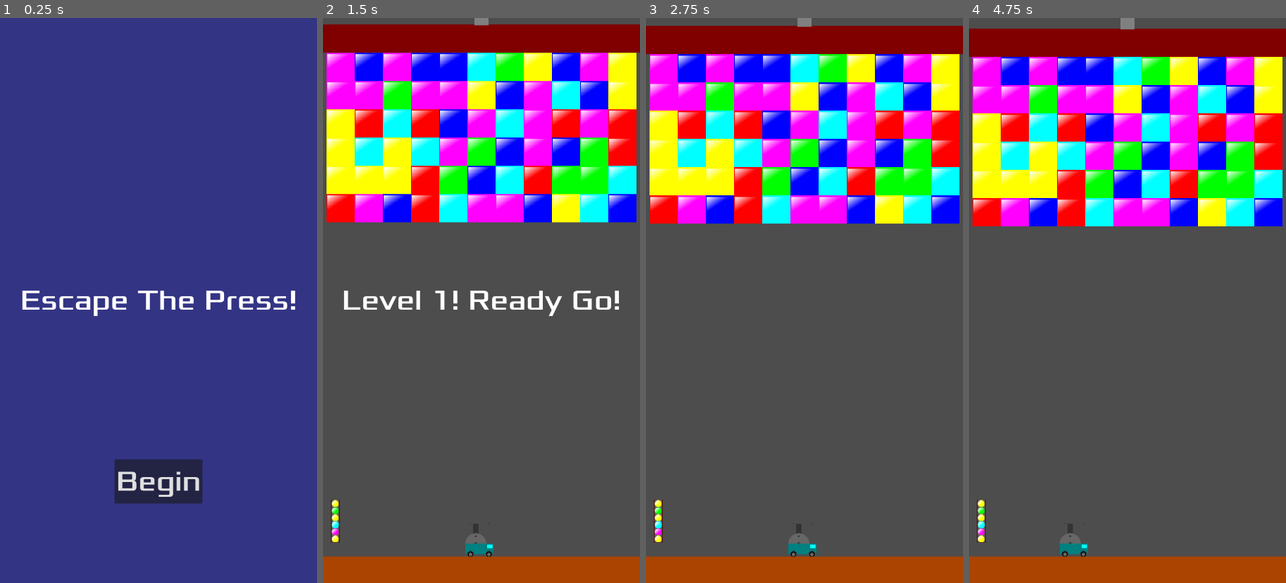
Above: before the commit, frames 1-4 (left to right).
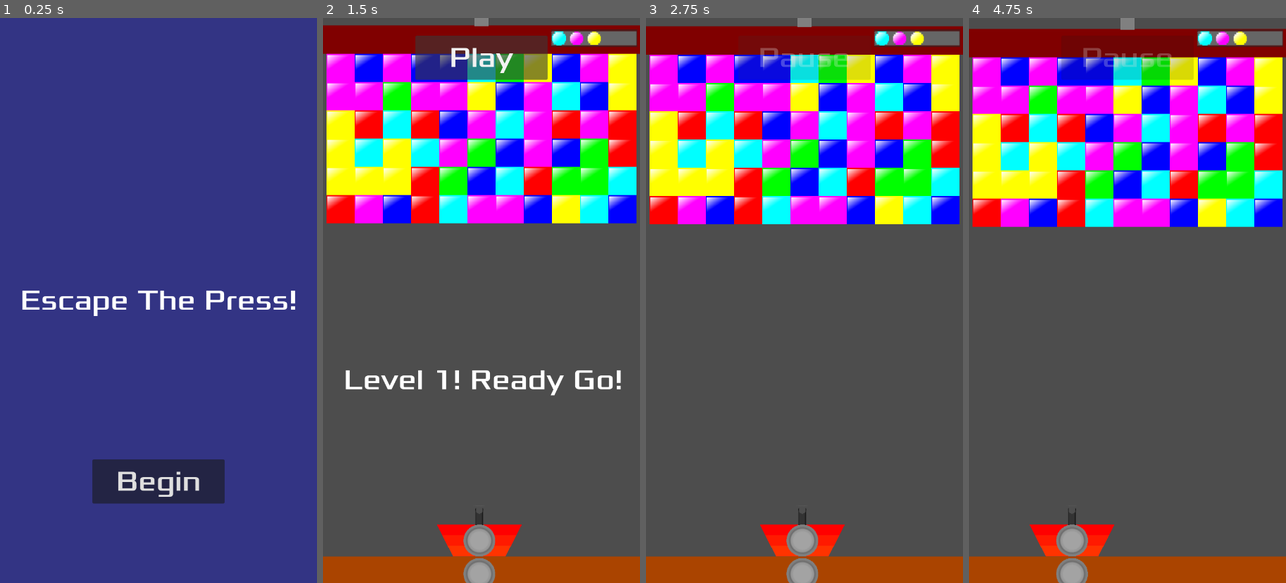
Above: after the commit, the same moments.

Repository: JamesElison/Escape_The_Press
Game: Godot game, scene res://core/scenes/set_elements/main_menu.tscn
Same seed, same stepped clock (60 frames per second), same inputs: the game is played once before the commit and once after it. Sound files missing from this copy of the repository are replaced by a short silence.
Inputs (mouse positions are in pixels of both pictures, inside the frame that each line leads up to):
- Up to frame 1 (0.25 s): no input
- Up to frame 2 (1.5 s): click "Begin" at 0.5 s; click (481, 57) at 1.25 s, where only the run after the commit has a clickable "Pause"
- Up to frame 3 (2.75 s): click (804, 57) at 2 s, where only the run after the commit has a clickable "Play"
- Up to frame 4 (4.75 s): move the mouse to (1197, 272) at 2.77 s; hold D (right) 2.78-3.5 s; click (1197, 272) at 2.85 s; drag from (1064, 328) to (1266, 526) at 3.52 s; move the mouse to (1159, 176) at 4.27 s; hold A (left) from 4.28 s (still down); click (1159, 176) at 4.35 s

The runs differ from the first frame. In frame 1, 1.1% of the frame differs, in the area x 29-71%, y 78-86%; in frame 2, 11%, in the area x 0-100%, y 1-100%; in frame 3, 5.9%; in frame 4, 5.7%.

Commit message:
Versão 0.1.2

Diff:
--- a/core/entities/players/player.tscn
+++ b/core/entities/players/player.tscn
@@ -4,10 +4,13 @@
 [ext_resource type="Texture2D" uid="uid://cgh6bk4jxglyl" path="res://core/assets/sprites/characters/player.png" id="1_xvqjg"]
 [ext_resource type="AudioStream" uid="uid://tok6cewto0sf" path="res://core/assets/sounds/fx/ball_shoot.wav" id="2_hk3lc"]
 
+[sub_resource type="CircleShape2D" id="CircleShape2D_k6ly5"]
+radius = 48.0
+
 [sub_resource type="RectangleShape2D" id="RectangleShape2D_k6ly5"]
-size = Vector2(24, 44)
+size = Vector2(24, 52.66667)
 
-[node name="Player" type="CharacterBody2D" unique_id=1101960694]
+[node name="Player" type="CharacterBody2D" unique_id=1101960694 groups=["player"]]
 scale = Vector2(0.5, 0.5)
 collision_layer = 52
 script = ExtResource("1_m15x6")
@@ -18,19 +21,27 @@
 bus = &"fx"
 
 [node name="PlayerSprite" type="Sprite2D" parent="." unique_id=1451931167]
+position = Vector2(0, -46)
+scale = Vector2(1.5, 1.5)
 texture = ExtResource("1_xvqjg")
 
-[node name="PlayerShape" type="CollisionPolygon2D" parent="." unique_id=853550979]
-polygon = PackedVector2Array(-3, -31, 14, -22, 29, -5, 33, 15, 64, 15, 64, 74, -64, 74, -64, 12, -57, -9, -40, -26, -28, -31)
+[node name="PlayerShape" type="CollisionShape2D" parent="." unique_id=510213879]
+position = Vector2(0, -78)
+scale = Vector2(1.5, 1.5)
+shape = SubResource("CircleShape2D_k6ly5")
 
 [node name="PlayerMarker" type="Marker2D" parent="." unique_id=1818940908]
-position = Vector2(-16, -82)
+position = Vector2(0, -218)
 
 [node name="PlayerHealthArea" type="Area2D" parent="." unique_id=697782315]
 collision_layer = 48
 
 [node name="PlayerHealthShape" type="CollisionShape2D" parent="PlayerHealthArea" unique_id=388947496]
-position = Vector2(-16, -52)
+position = Vector2(0, -189.5)
+scale = Vector2(1.5, 1.5)
 shape = SubResource("RectangleShape2D_k6ly5")
 
+[node name="PlayerHealthShape2" type="CollisionPolygon2D" parent="PlayerHealthArea" unique_id=1982398027]
+polygon = PackedVector2Array(-194, -150, -120, -6, 118, -4, 192, -150)
+
 [connection signal="body_entered" from="PlayerHealthArea" to="." method="_on_player_health_area_body_entered"]
--- a/core/scenes/levels/test_area.tscn
+++ b/core/scenes/levels/test_area.tscn
@@ -9,7 +9,8 @@
 [ext_resource type="AudioStream" uid="uid://c37tvmby081i6" path="res://core/assets/sounds/level_music/gameover.wav" id="4_f6opj"]
 [ext_resource type="AudioStream" uid="uid://dn085gkcnei50" path="res://core/assets/sounds/level_music/Victory.ogg" id="5_f6opj"]
 [ext_resource type="PackedScene" uid="uid://uj3irgw3oyb4" path="res://core/scenes/set_elements/charger.tscn" id="6_3c2jl"]
-[ext_resource type="PackedScene" uid="uid://by3lvy4ieoswm" path="res://core/scenes/set_elements/hud.tscn" id="7_01iaf"]
+[ext_resource type="PackedScene" uid="uid://ca6xso0mr3bqf" path="res://core/scenes/set_elements/pause_button.tscn" id="11_2xyph"]
+[ext_resource type="FontFile" uid="uid://dnnkj3n1uuckt" path="res://core/assets/fonts/Xolonium-Regular.ttf" id="11_nqyh5"]
 
 [sub_resource type="RectangleShape2D" id="RectangleShape2D_k6ly5"]
 size = Vector2(40, 1280)
@@ -38,12 +39,12 @@
 [node name="Press" parent="." unique_id=287696895 instance=ExtResource("1_b72cg")]
 position = Vector2(360, 47)
 
-[node name="Player" parent="." unique_id=1101960694 node_paths=PackedStringArray("charger") instance=ExtResource("2_ovmqw")]
-position = Vector2(355, 1182)
-charger = NodePath("../Charger")
-
 [node name="Floor" parent="." unique_id=1662461556 instance=ExtResource("3_ovmqw")]
 position = Vector2(360, 1252)
+
+[node name="Player" parent="." unique_id=1101960694 node_paths=PackedStringArray("charger") instance=ExtResource("2_ovmqw")]
+position = Vector2(355, 1220)
+charger = NodePath("../Charger")
 
 [node name="Limits" type="StaticBody2D" parent="." unique_id=1558915970]
 collision_layer = 35
@@ -58,10 +59,42 @@
 shape = SubResource("RectangleShape2D_k6ly5")
 
 [node name="Charger" parent="." unique_id=1260939654 instance=ExtResource("6_3c2jl")]
-position = Vector2(28, 1140)
+position = Vector2(616, 46)
+rotation = 4.712389
 
-[node name="HUD" parent="." unique_id=931431950 instance=ExtResource("7_01iaf")]
+[node name="LevelCanvasLayer" type="CanvasLayer" parent="." unique_id=1652093017]
+
+[node name="MessageLabel" type="Label" parent="LevelCanvasLayer" unique_id=599910191]
+anchors_preset = 8
+anchor_left = 0.5
+anchor_top = 0.5
+anchor_right = 0.5
+anchor_bottom = 0.5
+offset_left = -311.0
+offset_top = 60.0
+offset_right = 318.0
+offset_bottom = 300.0
+grow_horizontal = 2
+grow_vertical = 2
+theme_override_fonts/font = ExtResource("11_nqyh5")
+theme_override_font_sizes/font_size = 64
+text = " "
+horizontal_alignment = 1
+vertical_alignment = 1
+
+[node name="PauseButton" parent="LevelCanvasLayer" unique_id=126329662 instance=ExtResource("11_2xyph")]
+anchors_preset = 5
+anchor_left = 0.5
+anchor_right = 0.5
+offset_left = -150.0
+offset_top = 40.0
+offset_right = 150.0
+offset_bottom = 140.0
+grow_horizontal = 2
+
+[node name="MessageTimer" type="Timer" parent="." unique_id=1222788902]
 
 [connection signal="timeout" from="LevelStartTimer" to="." method="_on_level_start_timer_timeout"]
 [connection signal="ball_shot" from="Player" to="Charger" method="_on_player_ball_shot"]
 [connection signal="game_over" from="Player" to="." method="game_over"]
+[connection signal="timeout" from="MessageTimer" to="." method="_on_message_timer_timeout"]
--- a/core/scenes/set_elements/charger.tscn
+++ b/core/scenes/set_elements/charger.tscn
@@ -10,6 +10,7 @@
 script = ExtResource("1_3gdcb")
 
 [node name="ChargerSprite" type="Sprite2D" parent="." unique_id=1032307856]
+scale = Vector2(2, 2)
 texture = ExtResource("1_y8x7j")
 
 [node name="ChargerExitArea" type="Area2D" parent="." unique_id=1276996707]
@@ -17,23 +18,14 @@
 collision_mask = 256
 
 [node name="Shape" type="CollisionShape2D" parent="ChargerExitArea" unique_id=459929056]
-position = Vector2(0, -41)
+position = Vector2(0, -80)
+scale = Vector2(2, 2)
 shape = SubResource("RectangleShape2D_k6ly5")
 
 [node name="ChargerMarker1" type="Marker2D" parent="." unique_id=741308728]
-position = Vector2(0, 40)
 
 [node name="ChargerMarker2" type="Marker2D" parent="." unique_id=346315255]
-position = Vector2(0, 24)
+position = Vector2(0, -40)
 
 [node name="ChargerMarker3" type="Marker2D" parent="." unique_id=1862478483]
-position = Vector2(0, 8)
-
-[node name="ChargerMarker4" type="Marker2D" parent="." unique_id=1073720201]
-position = Vector2(0, -8)
-
-[node name="ChargerMarker5" type="Marker2D" parent="." unique_id=1329884960]
-position = Vector2(0, -24)
-
-[node name="ChargerMarker6" type="Marker2D" parent="." unique_id=662728004]
-position = Vector2(0, -40)
+position = Vector2(0, -80)
--- a/core/scenes/set_elements/color_ball_charger.tscn
+++ b/core/scenes/set_elements/color_ball_charger.tscn
@@ -10,6 +10,7 @@
 script = ExtResource("1_ri57j")
 
 [node name="ColorBallSprite" type="Sprite2D" parent="." unique_id=1517358473]
+scale = Vector2(2, 2)
 texture = ExtResource("1_q15lb")
 
 [node name="ColorBallChargerArea" type="Area2D" parent="." unique_id=1729678833]
@@ -17,4 +18,5 @@
 collision_mask = 2
 
 [node name="Shape" type="CollisionShape2D" parent="ColorBallChargerArea" unique_id=1301424837]
+scale = Vector2(2, 2)
 shape = SubResource("CircleShape2D_k6ly5")
--- a/core/scenes/set_elements/floor.tscn
+++ b/core/scenes/set_elements/floor.tscn
@@ -1,16 +1,28 @@
 [gd_scene format=3 uid="uid://c6p7ipae3fmnf"]
 
+[ext_resource type="Script" uid="uid://dndbx7dr4ynld" path="res://core/scripts/floor.gd" id="1_sm5d2"]
 [ext_resource type="Texture2D" uid="uid://b8oqdbfof4qtc" path="res://core/assets/sprites/set_objects/floor.png" id="1_v5d4d"]
 
 [sub_resource type="RectangleShape2D" id="RectangleShape2D_v5d4d"]
 size = Vector2(718, 64)
 
+[sub_resource type="RectangleShape2D" id="RectangleShape2D_k6ly5"]
+size = Vector2(720, 64)
+
 [node name="Floor" type="StaticBody2D" unique_id=1662461556]
 collision_layer = 51
 collision_mask = 4
+script = ExtResource("1_sm5d2")
 
 [node name="FloorSprite" type="Sprite2D" parent="." unique_id=811281911]
 texture = ExtResource("1_v5d4d")
 
 [node name="FloorShape" type="CollisionShape2D" parent="." unique_id=1049414457]
 shape = SubResource("RectangleShape2D_v5d4d")
+
+[node name="FloorHealthArea" type="Area2D" parent="." unique_id=659112019]
+
+[node name="FloorHealthAreaShape" type="CollisionShape2D" parent="FloorHealthArea" unique_id=1932154174]
+shape = SubResource("RectangleShape2D_k6ly5")
+
+[connection signal="body_entered" from="FloorHealthArea" to="." method="_on_floor_health_area_body_entered"]
--- a/core/scenes/set_elements/hud.tscn
+++ b/core/scenes/set_elements/hud.tscn
@@ -38,9 +38,9 @@
 anchor_top = 1.0
 anchor_right = 0.5
 anchor_bottom = 1.0
-offset_left = -100.0
+offset_left = -150.0
 offset_top = -280.0
-offset_right = 100.0
+offset_right = 150.0
 offset_bottom = -180.0
 grow_horizontal = 2
 grow_vertical = 0
@@ -48,7 +48,4 @@
 theme_override_font_sizes/font_size = 64
 text = "Begin"
 
-[node name="MessageTimer" type="Timer" parent="." unique_id=1445069245]
-
 [connection signal="pressed" from="StartButton" to="." method="_on_start_button_pressed"]
-[connection signal="timeout" from="MessageTimer" to="." method="_on_mensage_timer_timeout"]
--- /dev/null
+++ b/core/scenes/set_elements/pause_button.tscn
@@ -0,0 +1,16 @@
+[gd_scene format=3 uid="uid://ca6xso0mr3bqf"]
+
+[ext_resource type="FontFile" uid="uid://dnnkj3n1uuckt" path="res://core/assets/fonts/Xolonium-Regular.ttf" id="1_cll7k"]
+[ext_resource type="Script" uid="uid://chd8h2cvm5pqg" path="res://core/scripts/pause_button.gd" id="1_egecy"]
+
+[node name="PauseButton" type="Button" unique_id=126329662]
+process_mode = 3
+offset_right = 300.0
+offset_bottom = 100.0
+theme_override_fonts/font = ExtResource("1_cll7k")
+theme_override_font_sizes/font_size = 64
+text = "Pause"
+script = ExtResource("1_egecy")
+metadata/_edit_group_ = true
+
+[connection signal="pressed" from="." to="." method="_on_pressed"]
--- a/core/scenes/set_elements/red_button.tscn
+++ /dev/null
@@ -1,24 +0,0 @@
-[gd_scene format=3 uid="uid://ca6xso0mr3bqf"]
-
-[ext_resource type="Script" uid="uid://chd8h2cvm5pqg" path="res://core/scripts/red_button.gd" id="1_egecy"]
-[ext_resource type="Texture2D" uid="uid://b1rnykpteucrn" path="res://core/assets/sprites/set_objects/red_button.png" id="1_ka1ho"]
-[ext_resource type="Texture2D" uid="uid://cf8ybyj0bfqp0" path="res://core/assets/sprites/set_objects/red_button_base.png" id="3_v2i88"]
-
-[sub_resource type="RectangleShape2D" id="RectangleShape2D_k6ly5"]
-size = Vector2(64, 32)
-
-[node name="red_button" type="Area2D" unique_id=513512432]
-collision_layer = 16
-collision_mask = 128
-script = ExtResource("1_egecy")
-metadata/_edit_group_ = true
-
-[node name="RedButton" type="Sprite2D" parent="." unique_id=2059014585]
-texture = ExtResource("1_ka1ho")
-
-[node name="RedButtonBase" type="Sprite2D" parent="." unique_id=1284456205]
-position = Vector2(0, -12)
-texture = ExtResource("3_v2i88")
-
-[node name="RedButtonShape" type="CollisionShape2D" parent="." unique_id=1919713858]
-shape = SubResource("RectangleShape2D_k6ly5")
--- a/core/scripts/charger.gd
+++ b/core/scripts/charger.gd
@@ -9,10 +9,7 @@
 @onready var markers: Array = [
 	$ChargerMarker1,
 	$ChargerMarker2,
-	$ChargerMarker3,
-	$ChargerMarker4,
-	$ChargerMarker5,
-	$ChargerMarker6
+	$ChargerMarker3
 ]
 
 
@@ -26,7 +23,7 @@
 		var new_ball = pre_charger_ball.instantiate()
 
 		# Define uma cor aleatória para a bola do carregador
-		new_ball.color_ball = randi() % 8
+		new_ball.color_ball = randi() % 6
 
 		get_parent().add_child(new_ball)
 		new_ball.global_position = marker.global_position
--- /dev/null
+++ b/core/scripts/floor.gd
@@ -0,0 +1,17 @@
+extends StaticBody2D
+
+var player_node
+
+@onready var health_shape = $FloorHealthArea/FloorHealthAreaShape
+
+func _ready() -> void:
+	find_player()
+
+func find_player() -> void:
+		player_node = get_parent().get_node("Player")
+		#print(player_node)
+
+func _on_floor_health_area_body_entered(body: Node2D) -> void:
+	if body.is_in_group("blocks"):
+		if player_node.has_method("die"):
+			player_node.die()
--- a/core/scripts/hud.gd
+++ b/core/scripts/hud.gd
@@ -1,51 +1,12 @@
 extends CanvasLayer
 
-var press_node
-var level_music
 var is_game_over: bool = false
 
 @onready var HUD_color_rect = $HUDColorRect
 @onready var message_label = $MessageLabel
 @onready var start_button = $StartButton
-@onready var message_timer = $MessageTimer
-
-func _ready() -> void:
-	if get_parent().has_node("Press"):
-		press_node = get_parent().get_node("Press")
-	if get_parent().has_node("LevelMusic"):
-		level_music = get_parent().get_node("LevelMusic")
-
-# Prepara a tela quando está dentro da fase (esconde o menu inicial)
-func setup_for_level() -> void:
-	is_game_over = false
-	HUD_color_rect.hide()
-	start_button.hide()
-	message_label.hide()
-
-func show_message(text: String) -> void:
-	message_label.text = text
-	message_label.show()
-	message_timer.start()
-
-func show_level_start(level_number: int) -> void:
-	setup_for_level()
-	show_message("Level " + str(level_number) + "! Ready Go!")
-
-func show_game_over() -> void:
-	is_game_over = true
-	show_message("Game Over")
-	await message_timer.timeout
-
-	HUD_color_rect.show()
-	message_label.text = "Escape The Press!"
-	message_label.show()
-	await get_tree().create_timer(1.0).timeout
-	start_button.show()
 
 func _on_start_button_pressed() -> void:
 	# Troca de cena diretamente no clique único do botão
 	GameManager.reset_game_data()
 	get_tree().change_scene_to_file("res://core/scenes/levels/test_area.tscn")
-
-func _on_mensage_timer_timeout() -> void:
-	message_label.hide()
--- a/core/scripts/level.gd
+++ b/core/scripts/level.gd
@@ -5,29 +5,42 @@
 @onready var level_victory_music = $LevelVictoryMusic
 @onready var level_start_timer = $LevelStartTimer
 @onready var press = $Press
-@onready var player = get_node("Player")
-@onready var HUD = $HUD
+@onready var player = $Player
+@onready var level_color_rect = $LevelColorRect
+@onready var message_label = $LevelCanvasLayer/MessageLabel
+@onready var pause_button = $LevelCanvasLayer/PauseButton
+@onready var message_timer = $MessageTimer
 
 var level_cleared: bool = false
+var is_game_over: bool = false
 
 func _ready() -> void:
+	# Aguarda a árvore estabilizar a montagem de todos os nós filhos
+	await get_tree().process_frame
+
 	level_cleared = false
 
+	# Conecta o sinal game_over do Player dinamicamente
+	if is_instance_valid(player):
+		if not player.game_over.is_connected(game_over):
+			player.game_over.connect(game_over)
+
 	# 1. Ajusta o speed da prensa
-	if press:
+	if is_instance_valid(press):
 		press.speed = GameManager.press_speed
+		press.press_active = true
 
-	# 2. Esconde o retângulo do menu e exibe a mensagem no HUD
-	if HUD and HUD.has_method("show_level_start"):
-		HUD.show_level_start(GameManager.current_level)
+	# 2. Exibe mensagem de início
+	show_level_start(GameManager.current_level)
 
-	# 3. Inicia o timer da prensa
-	if level_start_timer:
-		level_start_timer.timeout.connect(_on_level_start_timer_timeout)
-		level_start_timer.start()
+	# 3. Timer
+	if is_instance_valid(level_start_timer):
+		if not level_start_timer.timeout.is_connected(_on_level_start_timer_timeout):
+			level_start_timer.timeout.connect(_on_level_start_timer_timeout)
+			level_start_timer.start()
 
-	# 4. Toca a música da fase
-	if level_music:
+	# 4. Música
+	if is_instance_valid(level_music):
 		level_music.play()
 
 func _process(_delta: float) -> void:
@@ -56,15 +69,44 @@
 	# Troca direto para a cena do nível
 	get_tree().change_scene_to_file("res://core/scenes/levels/test_area.tscn")
 
+func show_level_start(level_number: int) -> void:
+	setup_for_level()
+	show_message("Level " + str(level_number) + "! Ready Go!")
+
+func setup_for_level() -> void:
+	is_game_over = false
+
+func show_message(text: String) -> void:
+	message_label.text = text
+	message_label.show()
+	message_timer.start()
+
+func show_game_over() -> void:
+	is_game_over = true
+	show_message("Game Over")
+
 func _on_level_start_timer_timeout() -> void:
 	press.press_active = true
 
+func _on_message_timer_timeout() -> void:
+	if not is_game_over:
+		message_label.hide()
+
 func game_over() -> void:
 	level_cleared = true
-	if "press_active" in press:
+
+	# Para a prensa imediatamente
+	if is_instance_valid(press):
 		press.press_active = false
-	HUD.show_game_over()
-	if level_music:
+
+	# Dispara a animação/fluxo de Game Over no HUD
+	show_game_over()
+
+	if is_instance_valid(level_music):
 		level_music.stop()
-	if level_game_over_sound:
+
+	if is_instance_valid(level_game_over_sound):
 		level_game_over_sound.play()
+
+	await get_tree().create_timer(2).timeout
+	get_tree().change_scene_to_file("res://core/scenes/set_elements/main_menu.tscn")
--- /dev/null
+++ b/core/scripts/pause_button.gd
@@ -0,0 +1,24 @@
+extends Button
+
+# Opção A: Se você alterou o Alpha (Transparência)
+# 70/255 equivale a ~0.27 de alpha. 255 equivale a 1.0.
+const ALPHA_MUTED: float = 70.0 / 255.0  # ~0.27
+const ALPHA_FULL: float = 1.0            # 255/255
+
+func _ready() -> void:
+	pressed.connect(_on_pressed)
+	# Define a opacidade inicial reduzida
+	self_modulate.a = ALPHA_MUTED
+
+func _on_pressed() -> void:
+	var is_pausing = not get_tree().paused
+	get_tree().paused = is_pausing
+
+	if is_pausing:
+		# Quando PAUSA: Volta ao brilho/opacidade total (255 / 1.0)
+		self_modulate.a = ALPHA_FULL
+		text = "Play"
+	else:
+		# Quando DESPAUSA: Volta para a opacidade reduzida (70 / ~0.27)
+		self_modulate.a = ALPHA_MUTED
+		text = "Pause"
--- a/core/scripts/player.gd
+++ b/core/scripts/player.gd
@@ -2,31 +2,27 @@
 
 var screen_size
 var pre_ball = preload("res://core/scenes/set_elements/color_ball.tscn")
-var HUD
 
 const SPEED = 1000.0
 
 @onready var player_ball_shoot = $PlayerBallShoot
+@onready var player_sprite = $PlayerSprite
 @onready var player_marker = $PlayerMarker
-# Referência para o nó do carregador (ajuste o caminho se necessário)
+
 @export var charger: Node2D
 
-# Atualização da declaração para enviar o número/índice da cor
 signal ball_shot(color_index: int)
 signal game_over
 
 # --- Variáveis de Controle por Toque (Android) ---
 var is_touching: bool = false
-var touch_start_x: float = 0.0
-var player_start_x: float = 0.0
-var touch_drag_x: float = 0.0
+var touch_target_x: float = 0.0
 
 func _ready() -> void:
 	screen_size = get_viewport_rect().size
-	HUD = get_parent().get_node("HUD")
 
 func _unhandled_input(event: InputEvent) -> void:
-	# Ignore eventos emulados de mouse gerados pelo toque para não dar duplo gatilho
+	# Ignora eventos emulados para evitar gatilho duplo
 	if event is InputEventMouseButton or event is InputEventMouseMotion:
 		if event.is_echo():
 			return
@@ -34,83 +30,72 @@
 	# 1. Quando o jogador TOCA ou SOLTA a tela no Android
 	if event is InputEventScreenTouch:
 		if event.pressed:
-			# DEDO ENCOSTOU: Apenas marca o início do arrasto (NÃO ATIRA AQUI)
+			# DEDO ENCOSTOU: Ativa o toque e define o destino X imediato
 			is_touching = true
-			touch_start_x = event.position.x
-			player_start_x = global_position.x
-			touch_drag_x = event.position.x
+			touch_target_x = event.position.x
 		else:
-			# DEDO SOLTOU: Dispara o tiro e reseta o controle do toque
+			# DEDO SOLTOU: Dispara o tiro e encerra o movimento do toque
 			if is_touching:
 				is_touching = false
 				processing_shoot()
 
-	# 2. Quando o jogador DESLIZA o dedo na tela
+	# 2. Quando o jogador DESLIZA o dedo pela tela
 	elif event is InputEventScreenDrag and is_touching:
-		touch_drag_x = event.position.x
+		# Atualiza a posição X de destino continuamente conforme o dedo move
+		touch_target_x = event.position.x
 
 func _physics_process(delta: float) -> void:
-	# Aplica a gravidade se necessário
 	if not is_on_floor():
 		velocity += get_gravity() * delta
 
 	# Movimentação via Toque no Android
 	if is_touching:
-		var swipe_offset = touch_drag_x - touch_start_x
-		var target_x = player_start_x + swipe_offset
-		global_position.x = lerp(global_position.x, target_x, 25.0 * delta)
+		# Calcula a velocidade necessária para o move_and_slide alcançar o toque suavemente
+		var target_position_x = lerp(global_position.x, touch_target_x, 25.0 * delta)
+		velocity.x = (target_position_x - global_position.x) / delta
 	else:
-		# Movimentação via Teclado/Gamepad (Para testes no PC)
+		# Movimentação via Teclado/Gamepad (PC)
 		var direction := Input.get_axis("left", "right")
-		if direction:
+		if direction != 0.0:
 			velocity.x = direction * SPEED
 		else:
-			velocity.x = move_toward(velocity.x, 0, SPEED)
+			velocity.x = move_toward(velocity.x, 0.0, SPEED)
 
-	position = position.clamp(Vector2.ZERO, screen_size)
-
+	# Aplica o movimento da física no Godot 4
 	move_and_slide()
 
-	# Disparo no PC/Teclado apenas se não estiver jogando por toque no Android
+	# Trava o Player apenas nos limites X da tela (sem afetar o eixo Y)
+	global_position.x = clamp(global_position.x, 0.0, screen_size.x)
+
+	# Disparo no PC/Teclado
 	if not is_touching and Input.is_action_just_pressed("shoot"):
-		# Garante que não foi um clique vindo de toque
 		if not Input.is_mouse_button_pressed(MOUSE_BUTTON_LEFT):
 			processing_shoot()
 
 func processing_shoot():
-	# Toca o som de disparo da bola
 	if player_ball_shoot:
 		player_ball_shoot.play()
 
-	# Chacoalha a câmera ao disparar (força: 15.0, duração: 0.15s)
 	EventBus.camera_shake_requested.emit(15.0, 0.15)
 
-	# 1. Pega o número da cor que está no topo do carregador (Marker 6)
 	var current_color = 0
 	if charger and charger.has_method("get_top_ball_color"):
 		current_color = charger.get_top_ball_color()
 
-	# 2. Instancia a nova bola
 	var ball = pre_ball.instantiate()
-
-	# 3. Aplica a cor do topo na bola ANTES de colocar no mundo
 	ball.color_ball = current_color
 
-	# 4. Adiciona à cena e posiciona no canhão
 	get_parent().add_child(ball)
 	ball.global_position = player_marker.global_position
 
-	# 5. Notifica o carregador passando a cor disparada
 	ball_shot.emit(current_color)
 
 func die() -> void:
-	if "show_game_over" in HUD:
-		HUD.show_game_over()
 	game_over.emit()
-	queue_free()
+	player_sprite.hide()
 
 func _on_player_health_area_body_entered(body: Node2D) -> void:
-	if body.is_in_group("blocks") or body.name.begins_with("Block"):
+	if body.is_in_group("blocks"):
 		print(body)
 		die()
 	elif body.name == "Press":
--- a/core/scripts/press.gd
+++ b/core/scripts/press.gd
@@ -9,6 +9,8 @@
 
 func set_press_active(val: bool) -> void:
 	press_active = val
+	if not press_active:
+		velocity = Vector2.ZERO # Zera qualquer impulso de física remanescente
 
 func _ready() -> void:
 	# Aplica a velocidade salva no GameManager
--- a/core/scripts/red_button.gd
+++ /dev/null
@@ -1,7 +0,0 @@
-extends Area2D
-
-
-func _on_body_entered(body: Node2D) -> void:
-	if body.name == "press":
-		print("VITÓRIA! A prensa recuou até o topo!")
-		# Chame a lógica de vitória do seu jogo aqui
Binary file changed: core/assets/sprites/characters/player.png
Not shown, added: core/scripts/floor.gd.uid
Renamed: core/scripts/red_button.gd.uid -> core/scripts/pause_button.gd.uid
